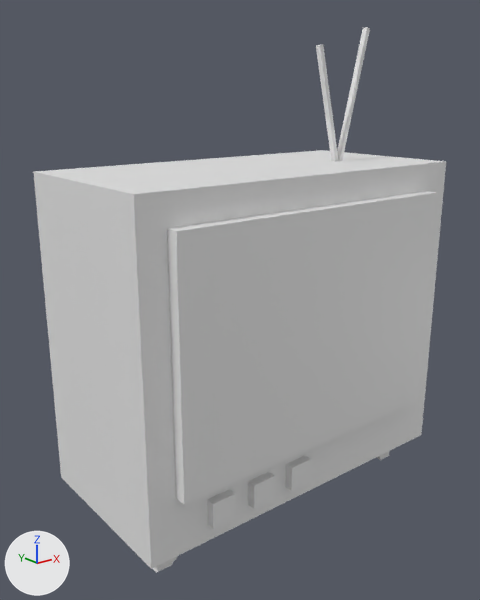
Two versions of the Blender file resource/Materials/Model/edited_models_with_new_1024_texture/video.blend, one commit apart.
Before and after are seen from a 50 mm camera at (-1.044, -1.237, 1.054) aimed at (0.067, 0.151, 0.499). Arrows for +X, +Y and +Z are at lower left; the lights stay in place.
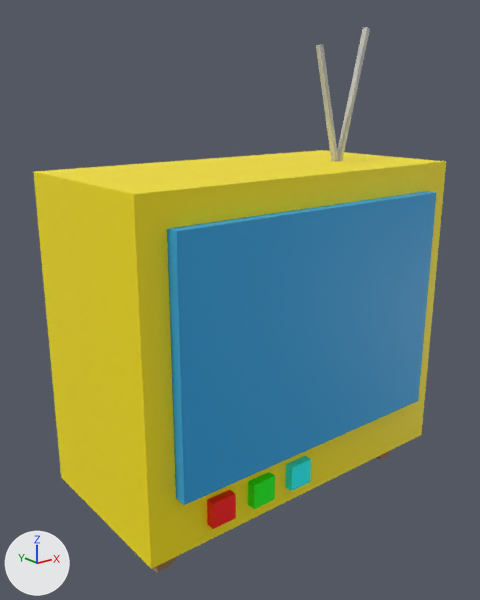
Pixel boxes (x1, y1, x2, y2) of what changed, in the pictures (480 x 600 px):
'Cube', recoloured, surface changed (grey to yellow)
    both: (33, 150, 446, 569)
'Cube.008', recoloured, surface changed (grey to blue)
    both: (167, 191, 437, 505)
'Cube.002', recoloured, surface changed (white to grey)
    both: (337, 27, 370, 161)
'Cube.009', recoloured (grey to red)
    both: (207, 490, 236, 529)
'Cube.003', recoloured
    both: (316, 44, 339, 162)
'Cube.010', recoloured (grey to green)
    both: (248, 472, 275, 509)
'Cube.011', recoloured (grey to cyan)
    both: (285, 456, 311, 491)
'Cube.004', recoloured
    both: (152, 556, 178, 573)

The change in detail:
Picture 'video-texture.png' (img_video_texture_png) is new.
Material 'video-texture.png' (mat_video_texture_png) is new.
Its texture is img_video_texture_png.
me_cube_011 has 8 vertices, 6 faces and spans x -1.0..1.0, y -1.0..1.0, z -1.0..1.0.
me_cube_011 now uses material mat_video_texture_png (picture img_video_texture_png).
me_cube_010 has 8 vertices, 6 faces and spans x -1.0..1.0, y -1.0..1.0, z -1.0..1.0.
me_cube_010 now uses material mat_video_texture_png (picture img_video_texture_png).
me_cube_009 has 8 vertices, 6 faces and spans x -1.0..1.0, y -1.0..1.0, z -1.0..1.0.
me_cube_009 now uses material mat_video_texture_png (picture img_video_texture_png).
me_cube has 8 vertices, 6 faces and spans x -1.0..1.0, y -1.0..1.0, z -1.0..1.0.
me_cube is used by ob_cube_008; location (0.015, -0.203, 0.517); scale (0.396, 0.0178, 0.292).
me_cube part 1: texture (UV) coordinates changed.
me_cube now uses material mat_video_texture_png (picture img_video_texture_png).
me_cube_005 has 8 vertices, 6 faces and spans x -1.0..5.12, y -2.08..2.08, z 0.0..1.33.
me_cube_005 now uses material mat_video_texture_png (picture img_video_texture_png).
me_cube_004 has 8 vertices, 6 faces and spans x -1.0..1.0, y -1.0..1.0, z -1.0..1.0.
me_cube_004 now uses material mat_video_texture_png (picture img_video_texture_png).
me_cube_003 has 8 vertices, 6 faces and spans x -1.0..1.0, y -1.0..1.0, z -1.0..1.0.
me_cube_003 is used by ob_cube_002; location (0.315, 0.0, 1.021); rotation (0.0, 0.243, 0.0), in degrees (0, 14, 0); scale (0.00574, 0.00732, 0.194).
me_cube_003 part 2: texture (UV) coordinates changed.
me_cube_003 now uses material mat_video_texture_png (picture img_video_texture_png).
me_cube_001 has 8 vertices, 6 faces and spans x -1.0..1.0, y -1.0..1.0, z 0.0..2.0.
me_cube_001 is used by ob_cube; location (0.019, 0.038, 0.079); scale (0.467, 0.227, 0.4).
me_cube_001 part 3: texture (UV) coordinates changed.
me_cube_001 now uses material mat_video_texture_png (picture img_video_texture_png).
